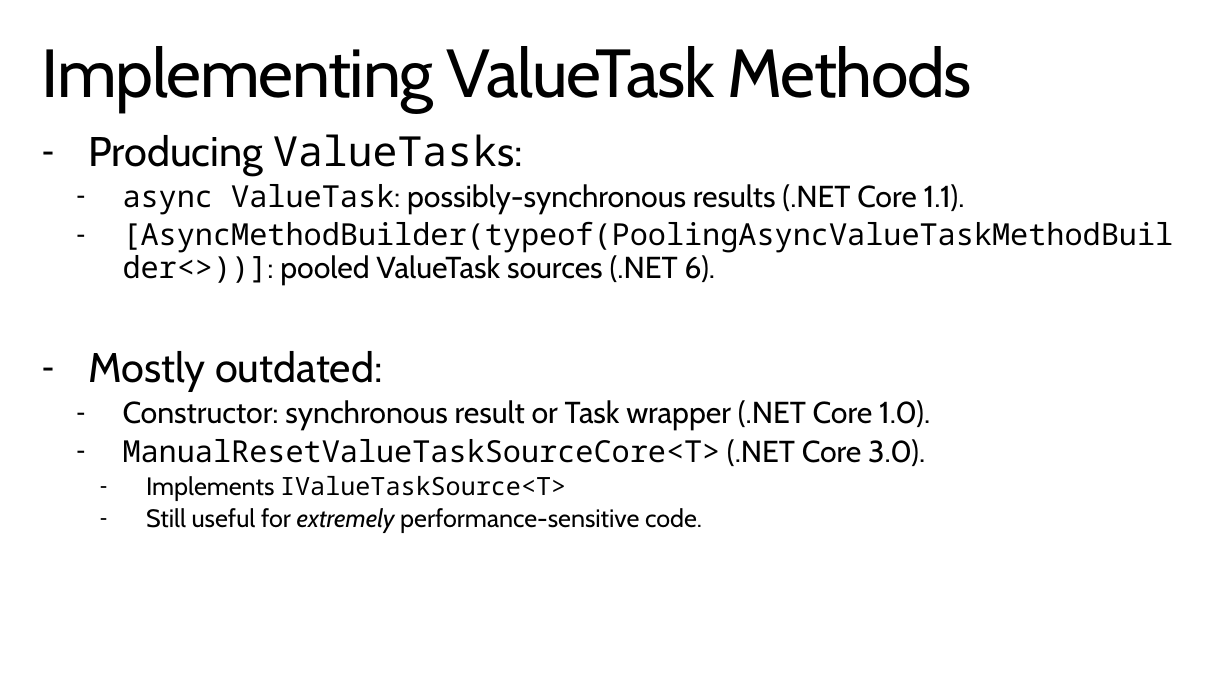
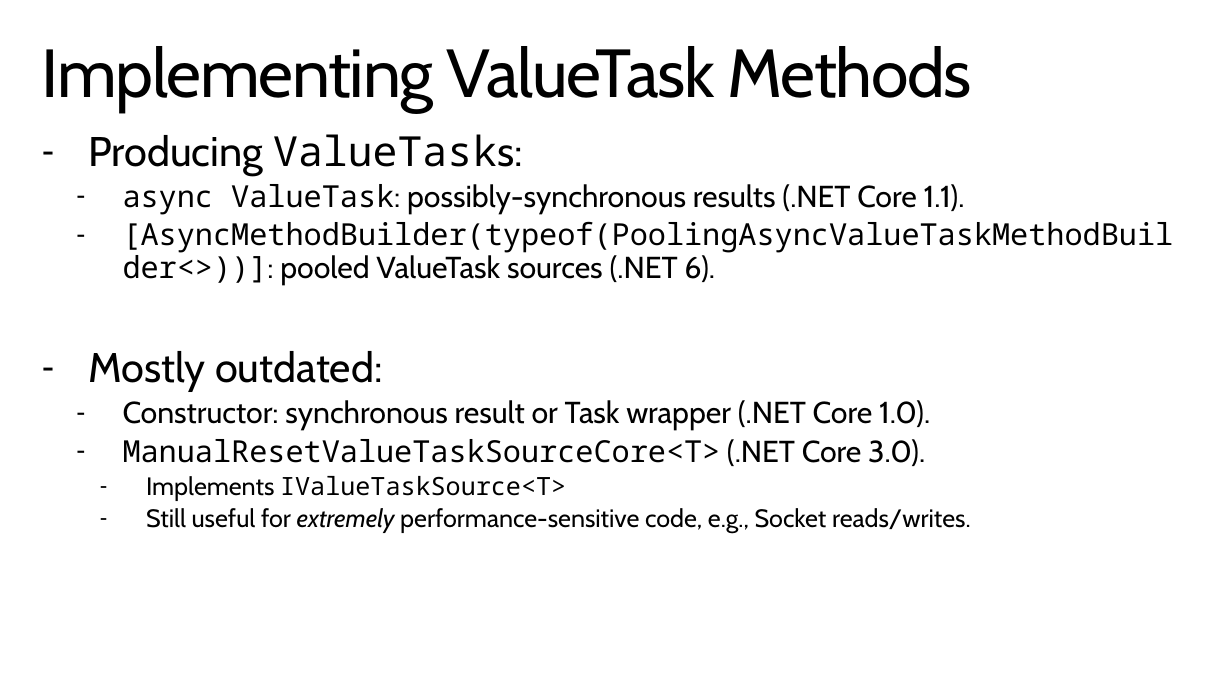
Before and after one commit to StephenCleary/Presentations, a slide deck: slide 7 of Async Masterclass/Async Masterclass.pptx (slide 10 before the commit). Drawn at 1232x693 pixels with LibreOffice and Linux fonts; fonts in the diff are those of the drawing; background and template pictures are left out. Boxes give left, top, right and bottom in pixels: in the first picture for what was removed or moved away, otherwise in the second. Text is boxed around its words. In the diff, an @@ line names an element or a change of style, - is before the commit and + after.

```diff
--- a/Async Masterclass/Async Masterclass.pptx
+++ b/Async Masterclass/Async Masterclass.pptx
@@ text at (146, 508, 971, 533): text changed @@
-    – Still useful for extremely performance-sensitive code.
+    – Still useful for extremely performance-sensitive code, e.g., Socket reads/writes.
```
Also in this commit, not shown: 16 other slides changed, 3 slides added, 7 slides removed, 27 other files.
